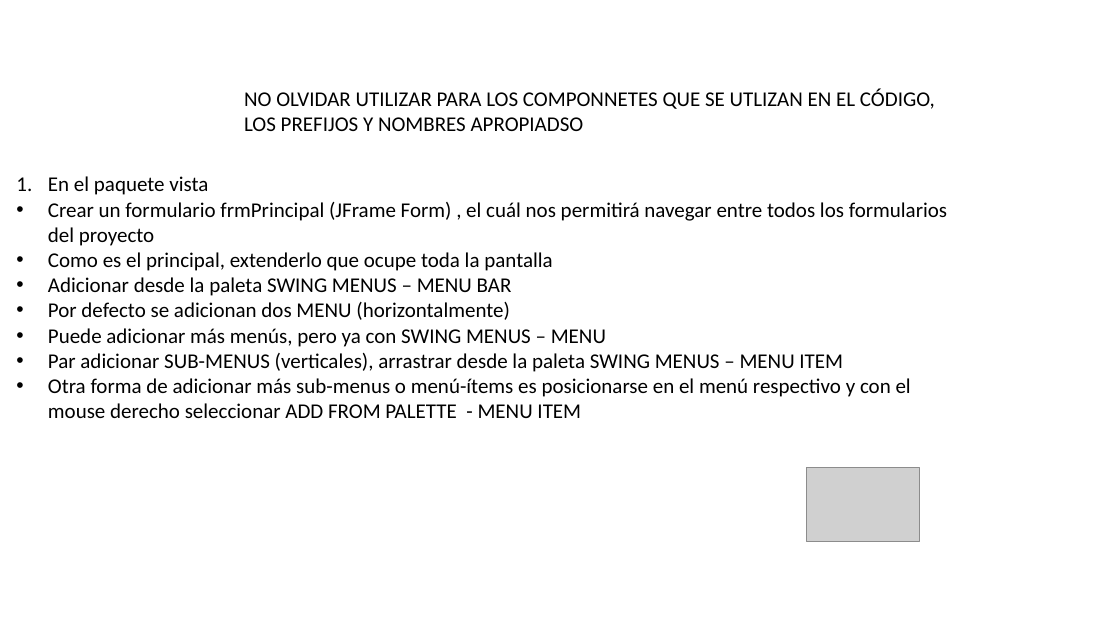
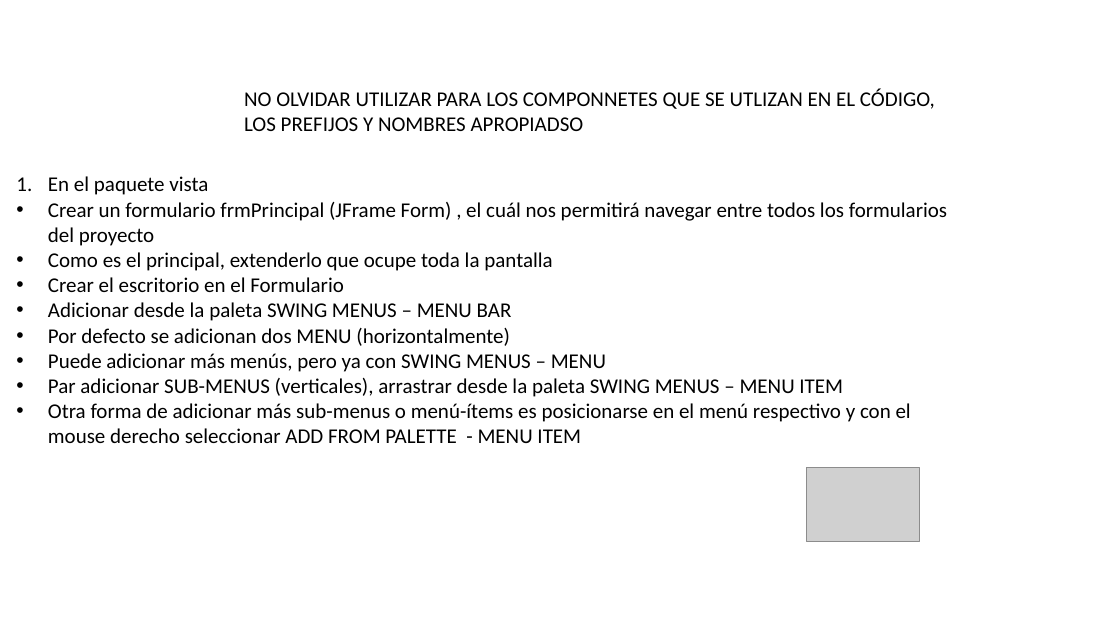
Before and after one commit to sisdesarrollo3/CICLOS-1-2-3, a slide deck: slide 5 of JAVA/SEMANA NRO. 7/02. MENU PRINCIPAL - COMBOS - PROYECTO FINAL.pptx. Drawn at 1120x630 pixels with LibreOffice and Linux fonts; fonts in the diff are those of the drawing; grey boxes stand for pictures; background and template pictures are left out. Boxes give left, top, right and bottom in pixels: in the first picture for what was removed or moved away, otherwise in the second. Text is boxed around its words. In the diff, an @@ line names an element or a change of style, - is before the commit and + after.

```diff
--- a/JAVA/SEMANA NRO. 7/02. MENU PRINCIPAL - COMBOS - PROYECTO FINAL.pptx
+++ b/JAVA/SEMANA NRO. 7/02. MENU PRINCIPAL - COMBOS - PROYECTO FINAL.pptx
@@ text at bbox=[48, 277, 344, 292]: paragraph added @@
+• Crear el escritorio en el Formulario
```
Also in this commit, not shown: 44 other files.
